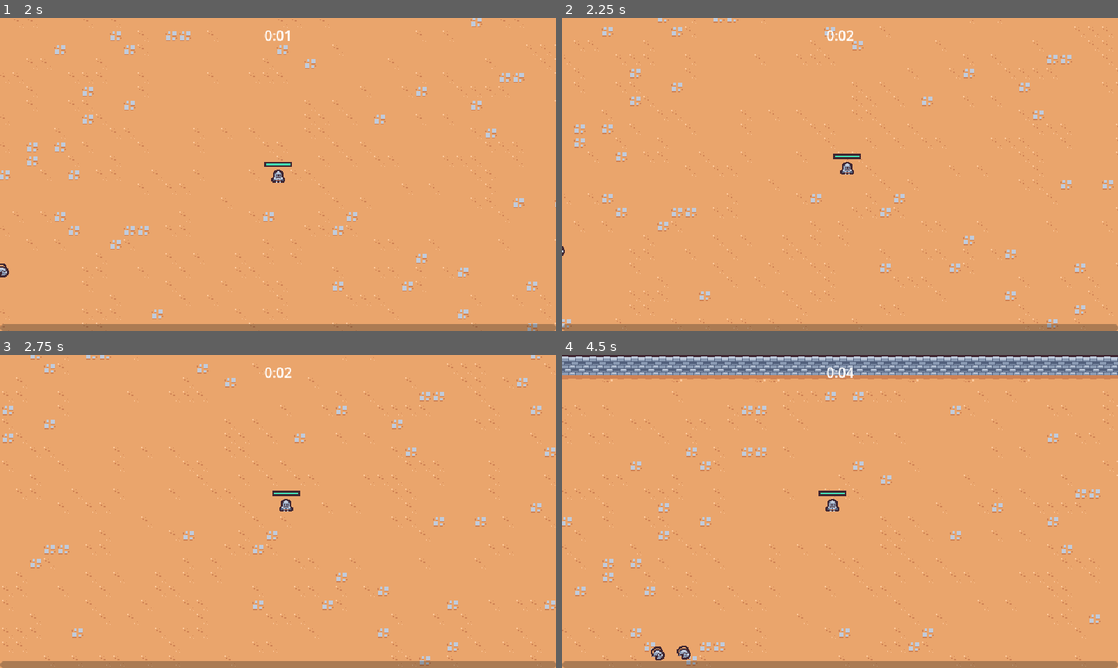
Above: before the commit, frames 1-4 (two rows, left to right).
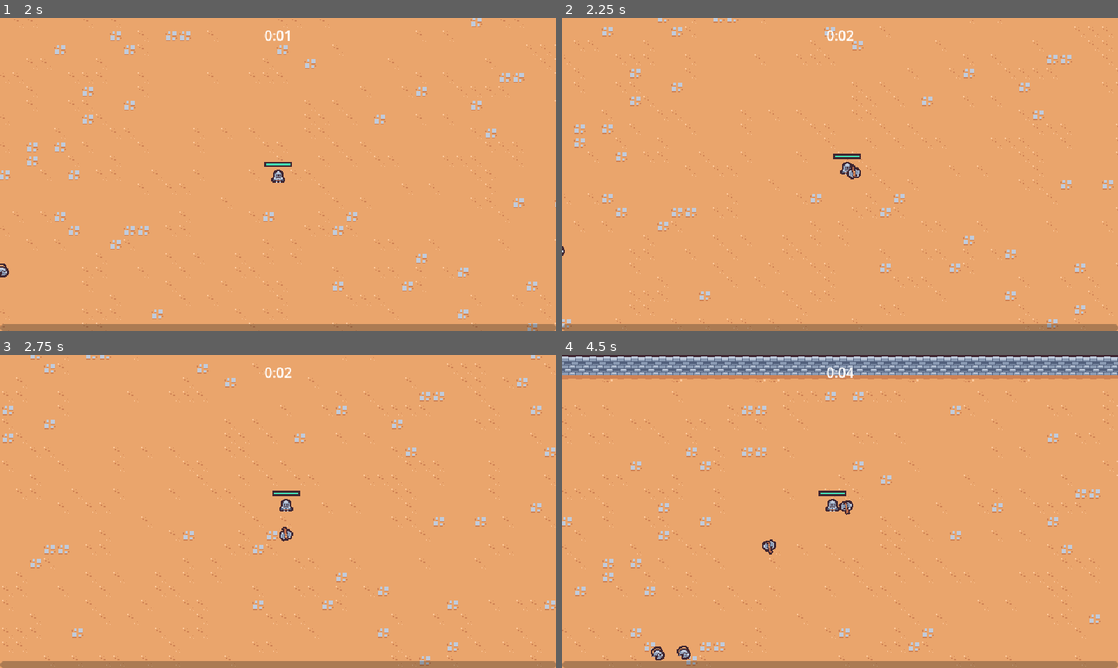
Above: after the commit, the same moments.

Repository: nadeemkhedr/survivor-game-godot
Game: Godot game, scene res://scenes/main/main.tscn
The game is run twice, just before and just after one commit, with the same random seed, the same clock (stepped at 60 frames per second) and the same inputs.
Inputs (mouse positions are in pixels of both pictures, inside the frame that each line leads up to):
- Up to frame 1 (2 s): move the mouse to (400, 158) at 0.52 s; press the mouse at (400, 158) at 0.53 s; hold D (move_right) 0.53-1.28 s; move the mouse to (166, 190) at 1.27 s; release the mouse at (166, 190) at 1.28 s; hold S (move_down) from 1.28 s (still down); click (166, 190) at 1.35 s
- Up to frame 2 (2.25 s): move the mouse to (895, 105) at 2.02 s; release S (move_down) at 2.03 s; press the mouse at (895, 105) at 2.03 s; hold D (move_right) from 2.03 s (still down)
- Up to frame 3 (2.75 s): keep holding D (move_right)
- Up to frame 4 (4.5 s): move the mouse to (812, 574) at 2.77 s; release D (move_right) at 2.78 s; release the mouse at (812, 574) at 2.78 s; hold W (move_up) 2.78-3.53 s; click (812, 574) at 2.85 s; move the mouse to (1006, 558) at 3.52 s; press the mouse at (1006, 558) at 3.53 s; hold A (move_left) from 3.53 s (still down); move the mouse to (673, 464) at 4.27 s; release the mouse at (673, 464) at 4.28 s; click (673, 464) at 4.35 s

Frame 1 is identical in both runs. In frame 2, less than 0.1% of the frame differs, in the area x 51-54%, y 46-52%; in frame 3, less than 0.1%; in frame 4, 0.2%, in the area x 36-53%, y 46-64%.

Commit message:
✨ feat: add axe ability

Diff:
--- /dev/null
+++ b/scenes/ability/axe_ability/axe_ability.gd
@@ -0,0 +1,25 @@
+extends Node2D
+
+const MAX_RADIUS = 100
+
+@onready var hitbox_component = $HitboxComponent
+
+var base_rotation = Vector2.RIGHT
+
+func _ready():
+	base_rotation = Vector2.RIGHT.rotated(randf_range(0, TAU))
+
+	var tween = create_tween()
+	tween.tween_method(tween_method, 0.0, 2.0, 3)
+	tween.tween_callback(queue_free)
+
+func tween_method(rotations: float):
+	var percent = rotations / 2
+	var current_radius = percent * MAX_RADIUS
+	var current_direction = base_rotation.rotated(rotations * TAU)
+
+	var player = get_tree().get_first_node_in_group("player")
+	if player == null:
+		return
+
+	global_position = player.global_position + (current_direction * current_radius)
--- /dev/null
+++ b/scenes/ability/axe_ability/axe_ability.tscn
@@ -0,0 +1,62 @@
+[gd_scene load_steps=8 format=3 uid="uid://lqc3whwsrtbn"]
+
+[ext_resource type="Texture2D" uid="uid://drh5jrbpnh5dk" path="res://scenes/ability/axe_ability/axe.png" id="1_glvdu"]
+[ext_resource type="Script" path="res://scenes/ability/axe_ability/axe_ability.gd" id="1_vb6bt"]
+[ext_resource type="PackedScene" uid="uid://dxt8do80apno3" path="res://scenes/component/hitbox_component.tscn" id="3_gbxu2"]
+
+[sub_resource type="Animation" id="Animation_lxv57"]
+resource_name = "default"
+length = 0.5
+loop_mode = 1
+tracks/0/type = "value"
+tracks/0/imported = false
+tracks/0/enabled = true
+tracks/0/path = NodePath("Sprite2D:rotation")
+tracks/0/interp = 1
+tracks/0/loop_wrap = true
+tracks/0/keys = {
+"times": PackedFloat32Array(0, 0.5),
+"transitions": PackedFloat32Array(1, 1),
+"update": 0,
+"values": [0.0, 6.28319]
+}
+
+[sub_resource type="Animation" id="Animation_n3tgk"]
+length = 0.001
+tracks/0/type = "value"
+tracks/0/imported = false
+tracks/0/enabled = true
+tracks/0/path = NodePath("Sprite2D:rotation")
+tracks/0/interp = 1
+tracks/0/loop_wrap = true
+tracks/0/keys = {
+"times": PackedFloat32Array(0),
+"transitions": PackedFloat32Array(1),
+"update": 0,
+"values": [0.0]
+}
+
+[sub_resource type="AnimationLibrary" id="AnimationLibrary_bck4i"]
+_data = {
+"RESET": SubResource("Animation_n3tgk"),
+"default": SubResource("Animation_lxv57")
+}
+
+[sub_resource type="CircleShape2D" id="CircleShape2D_oe1r4"]
+
+[node name="AxeAbility" type="Node2D"]
+script = ExtResource("1_vb6bt")
+
+[node name="AnimationPlayer" type="AnimationPlayer" parent="."]
+autoplay = "default"
+libraries = {
+"": SubResource("AnimationLibrary_bck4i")
+}
+
+[node name="Sprite2D" type="Sprite2D" parent="."]
+texture = ExtResource("1_glvdu")
+
+[node name="HitboxComponent" parent="." instance=ExtResource("3_gbxu2")]
+
+[node name="CollisionShape2D" type="CollisionShape2D" parent="HitboxComponent"]
+shape = SubResource("CircleShape2D_oe1r4")
--- /dev/null
+++ b/scenes/ability/axe_ability_controller/axe_ability_controller.gd
@@ -0,0 +1,24 @@
+extends Node
+
+@export var axe_ability_scene: PackedScene
+
+var damage = 10
+
+func _ready():
+	$Timer.timeout.connect(on_timer_timeout)
+
+
+func on_timer_timeout():
+	var player = get_tree().get_first_node_in_group("player") as Node2D
+
+	if player == null:
+		return
+
+	var foreground = get_tree().get_first_node_in_group("foreground_layer") as Node2D
+	if foreground == null:
+		return
+
+	var axe_instance = axe_ability_scene.instantiate() as Node2D
+	foreground.add_child(axe_instance)
+	axe_instance.hitbox_component.damage = damage
+	axe_instance.global_position = player.global_position
--- /dev/null
+++ b/scenes/ability/axe_ability_controller/axe_ability_controller.tscn
@@ -0,0 +1,12 @@
+[gd_scene load_steps=3 format=3 uid="uid://bt4hemyknwfbo"]
+
+[ext_resource type="Script" path="res://scenes/ability/axe_ability_controller/axe_ability_controller.gd" id="1_ktbcn"]
+[ext_resource type="PackedScene" uid="uid://lqc3whwsrtbn" path="res://scenes/ability/axe_ability/axe_ability.tscn" id="2_31w7e"]
+
+[node name="AxeAbilityController" type="Node"]
+script = ExtResource("1_ktbcn")
+axe_ability_scene = ExtResource("2_31w7e")
+
+[node name="Timer" type="Timer" parent="."]
+wait_time = 2.0
+autostart = true
--- a/scenes/game_object/player/player.tscn
+++ b/scenes/game_object/player/player.tscn
@@ -1,9 +1,10 @@
-[gd_scene load_steps=10 format=3 uid="uid://hdws7rnqppiw"]
+[gd_scene load_steps=11 format=3 uid="uid://hdws7rnqppiw"]
 
 [ext_resource type="Texture2D" uid="uid://b1oqq1lvramx4" path="res://scenes/game_object/player/player.png" id="1_if3d7"]
 [ext_resource type="Script" path="res://scenes/game_object/player/player.gd" id="1_p6gdb"]
 [ext_resource type="PackedScene" uid="uid://cwf3yrxtubthc" path="res://scenes/ability/sword_ability_controller/sword_ability_controller.tscn" id="2_i7lmf"]
 [ext_resource type="PackedScene" uid="uid://dpnwfm6ypvxvk" path="res://scenes/component/health_component.tscn" id="2_i8blb"]
+[ext_resource type="PackedScene" uid="uid://bt4hemyknwfbo" path="res://scenes/ability/axe_ability_controller/axe_ability_controller.tscn" id="4_5nx3e"]
 
 [sub_resource type="StyleBoxFlat" id="StyleBoxFlat_iyep5"]
 bg_color = Color(0.247059, 0.14902, 0.192157, 1)
@@ -35,6 +36,8 @@
 [node name="AbilityManager" type="Node" parent="."]
 
 [node name="SwordAbilityController" parent="AbilityManager" instance=ExtResource("2_i7lmf")]
+
+[node name="AxeAbilityController" parent="AbilityManager" instance=ExtResource("4_5nx3e")]
 
 [node name="DamageIntervalTimer" type="Timer" parent="."]
 wait_time = 0.5
Binary file added: scenes/ability/axe_ability/axe.png
Not shown, added: scenes/ability/axe_ability/axe.png.import
